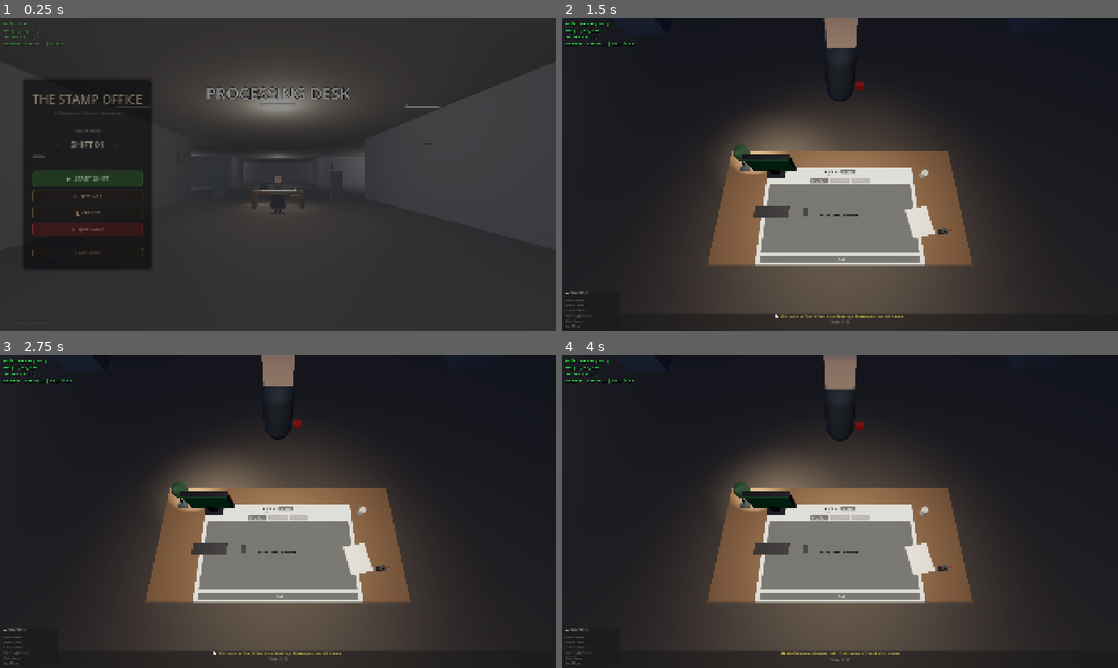
Above: before the commit, frames 1-4 (two rows, left to right).
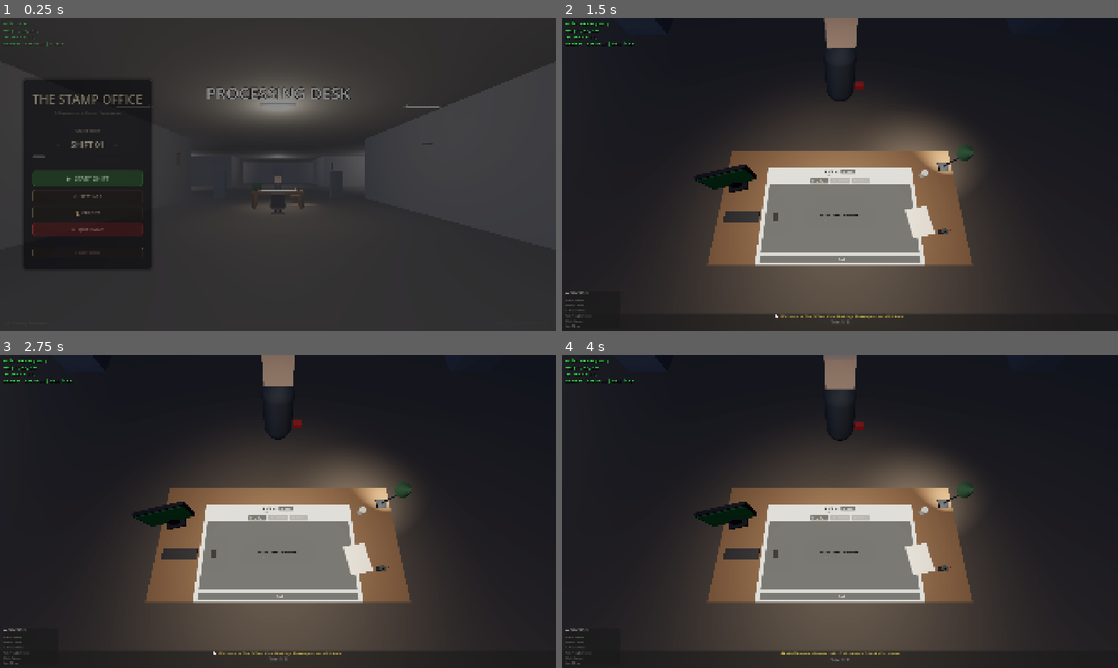
Above: after the commit, the same moments.

Repository: ThanhNguyxn/the-stamp-office
Game: Godot game, scene res://scenes/Main.tscn
The game is run twice, just before and just after one commit, with the same random seed, the same clock (stepped at 60 frames per second) and the same inputs.
Inputs (mouse positions are in pixels of both pictures, inside the frame that each line leads up to):
- Up to frame 1 (0.25 s): no input
- Up to frame 2 (1.5 s): click "▶ START SHIFT" at 0.5 s; tap Enter at 1.25 s; move the mouse to (867, 174) at 1.27 s; hold W (move_forward) from 1.28 s (still down); tap E (interact_desk) at 1.35 s
- Up to frame 3 (2.75 s): tap Space (move_jump) at 1.52, 2.27 s; move the mouse to (166, 527) at 2.02 s; release W (move_forward) at 2.03 s; hold S (move_back) from 2.03 s (still down); tap Shift (move_sprint) at 2.1 s
- Up to frame 4 (4 s): tap Space (move_jump) at 2.75, 3.77 s; move the mouse to (895, 442) at 2.77 s; release S (move_back) at 2.78 s; hold D (move_right) 2.78-3.53 s; tap Tab (toggle_cursor) at 2.85 s; tap Enter at 3.5, 3.6 s; move the mouse to (812, 574) at 3.52 s; hold W (move_forward) from 3.53 s (still down); click (812, 574) at 3.67 s

The runs differ from the first frame. In frame 1, less than 0.1% of the frame differs, in the area x 45-56%, y 54-60%; in frame 2, 4.5%, in the area x 24-74%, y 33-66%; in frame 3, 4.5%; in frame 4, 4.5%.

Commit message:
improve: Better desk layout and sitting view
- Move monitor to far left corner (not blocking view)
- Rotate monitor slightly toward player
- Move keyboard/mouse to left side with monitor
- Move desk lamp to right side
- Adjust DeskFocus for more natural sitting position
- Lower camera angle to look down at paperwork

Diff:
--- a/game/scenes/Office3D.tscn
+++ b/game/scenes/Office3D.tscn
@@ -705,7 +705,7 @@
 fov = 75.0
 
 [node name="DeskFocus" type="Marker3D" parent="."]
-transform = Transform3D(1, 0, 0, 0, 0.97, 0.26, 0, -0.26, 0.97, 0, 1.5, 4)
+transform = Transform3D(1, 0, 0, 0, 0.94, 0.34, 0, -0.34, 0.94, 0, 1.35, 3.2)
 
 [node name="Structure" type="Node3D" parent="."]
 
@@ -977,7 +977,7 @@
 [node name="DeskProps" type="Node3D" parent="Desk"]
 
 [node name="Monitor" type="Node3D" parent="Desk/DeskProps"]
-transform = Transform3D(1, 0, 0, 0, 1, 0, 0, 0, 1, -0.7, 0.8, -0.35)
+transform = Transform3D(0.97, 0, 0.26, 0, 1, 0, -0.26, 0, 0.97, -1.1, 0.8, -0.2)
 
 [node name="Body" type="MeshInstance3D" parent="Desk/DeskProps/Monitor"]
 transform = Transform3D(1, 0, 0, 0, 1, 0, 0, 0, 1, 0, 0.22, 0)
@@ -1000,12 +1000,12 @@
 surface_material_override/0 = SubResource("Material_monitor")
 
 [node name="Keyboard" type="MeshInstance3D" parent="Desk/DeskProps"]
-transform = Transform3D(1, 0, 0, 0, 1, 0, 0, 0, 1, -0.7, 0.81, 0.1)
+transform = Transform3D(1, 0, 0, 0, 1, 0, 0, 0, 1, -1.0, 0.81, 0.15)
 mesh = SubResource("BoxMesh_keyboard")
 surface_material_override/0 = SubResource("Material_keyboard")
 
 [node name="Mouse" type="MeshInstance3D" parent="Desk/DeskProps"]
-transform = Transform3D(1, 0, 0, 0, 1, 0, 0, 0, 1, -0.35, 0.81, 0.1)
+transform = Transform3D(1, 0, 0, 0, 1, 0, 0, 0, 1, -0.65, 0.81, 0.15)
 mesh = SubResource("BoxMesh_mouse")
 surface_material_override/0 = SubResource("Material_keyboard")
 
@@ -1061,7 +1061,7 @@
 surface_material_override/0 = SubResource("Material_plant")
 
 [node name="DeskLamp" type="Node3D" parent="Desk/DeskProps"]
-transform = Transform3D(1, 0, 0, 0, 1, 0, 0, 0, 1, -1.05, 0.8, -0.4)
+transform = Transform3D(1, 0, 0, 0, 1, 0, 0, 0, 1, 1.15, 0.8, -0.4)
 
 [node name="Base" type="MeshInstance3D" parent="Desk/DeskProps/DeskLamp"]
 transform = Transform3D(1, 0, 0, 0, 1, 0, 0, 0, 1, 0, 0.01, 0)
